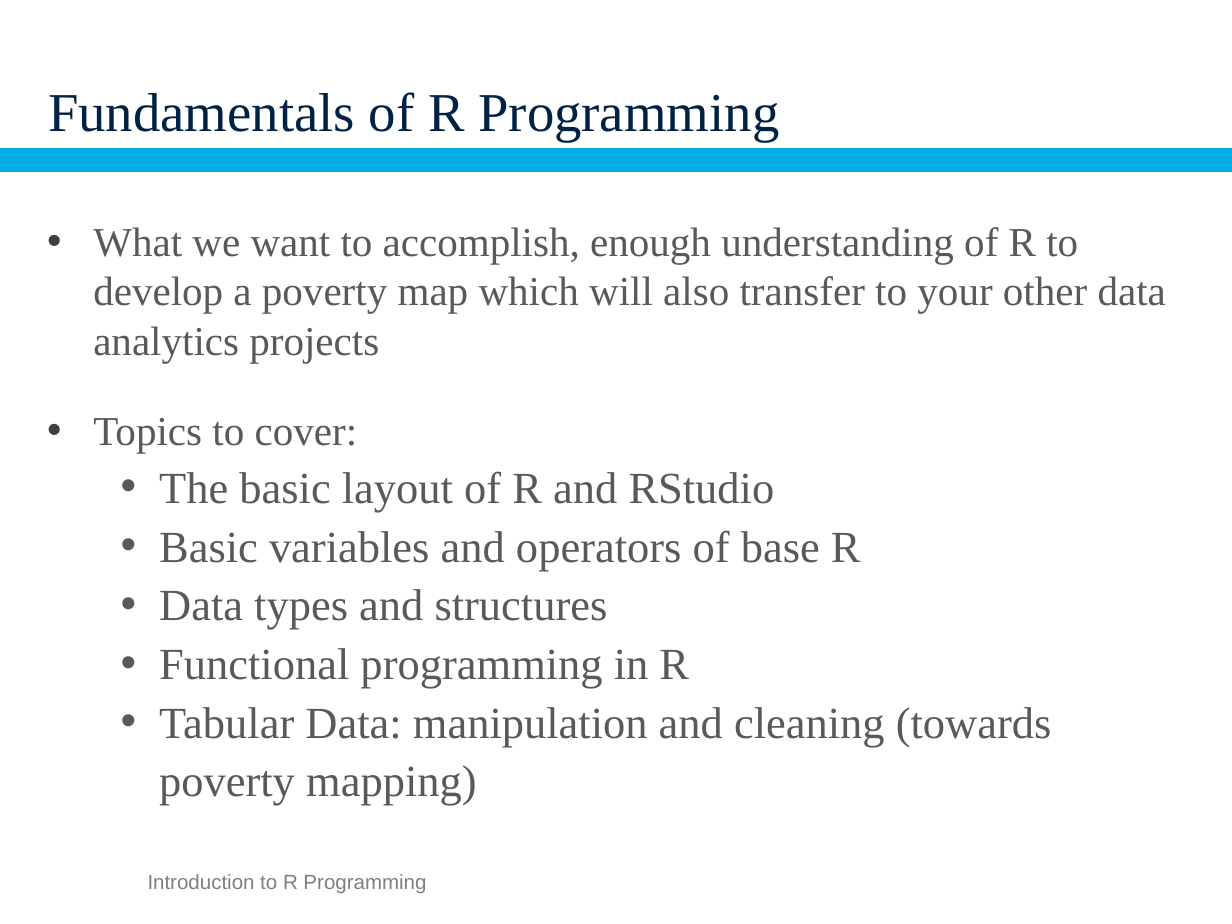
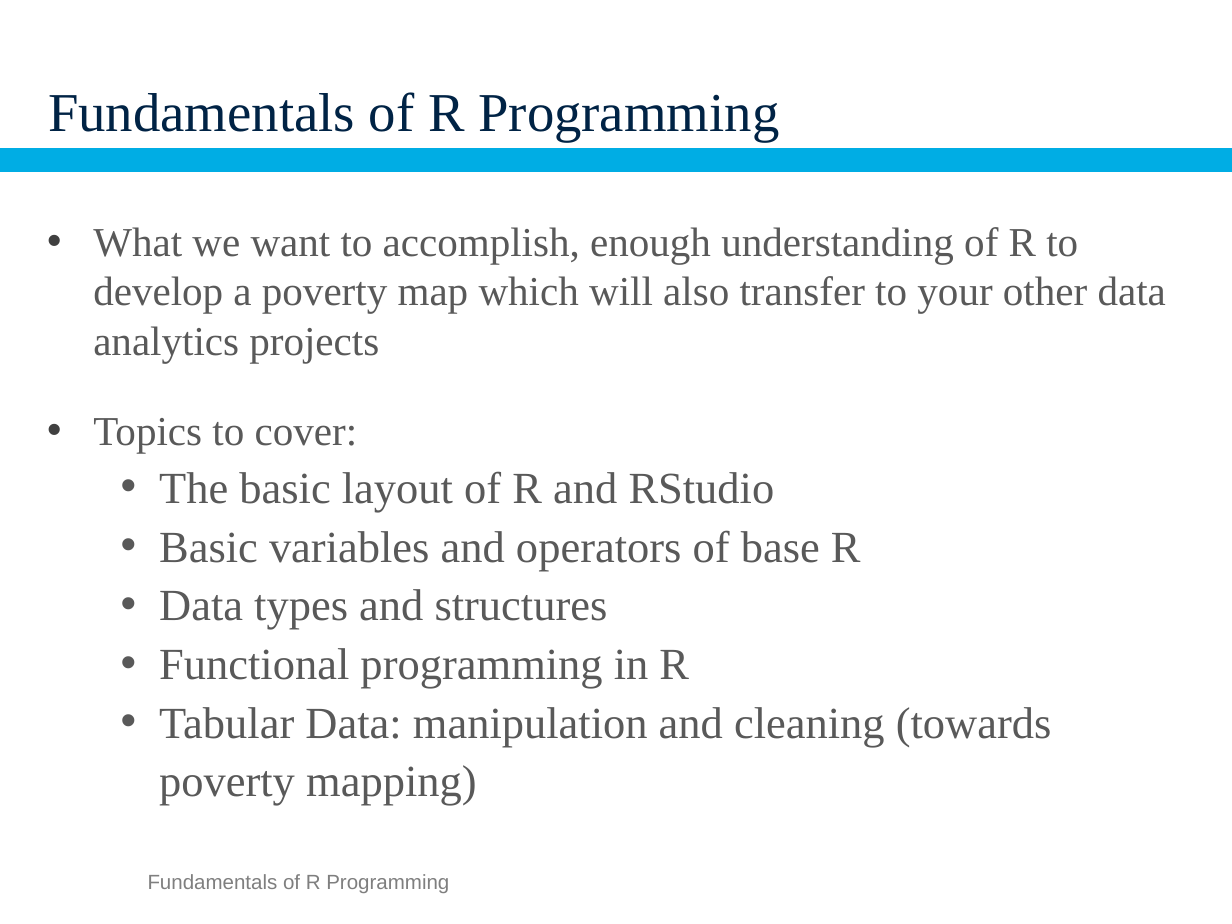
Before and after one commit to SSA-Statistical-Team-Projects/SAEPovTraineR, a slide deck: slide 2 of Presentations/part3_rfundamentals.pptx. Drawn at 1232x924 pixels with LibreOffice and Linux fonts; fonts in the diff are those of the drawing; background and template pictures are left out. Boxes give left, top, right and bottom in pixels: in the first picture for what was removed or moved away, otherwise in the second. Text is boxed around its words. In the diff, an @@ line names an element or a change of style, - is before the commit and + after.

```diff
--- a/Presentations/part3_rfundamentals.pptx
+++ b/Presentations/part3_rfundamentals.pptx
@@ text at (x1=148, y1=874, x2=449, y2=893): text changed @@
-Introduction to R Programming
+Fundamentals of R Programming
```
Also in this commit, not shown: 21 other slides changed, 2 other files.
